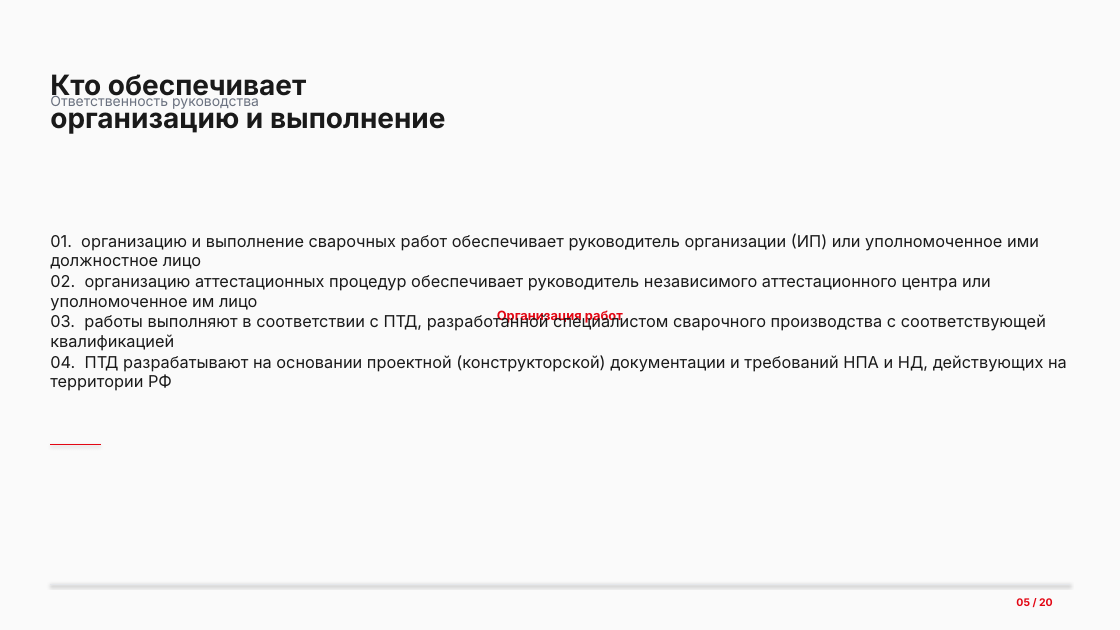
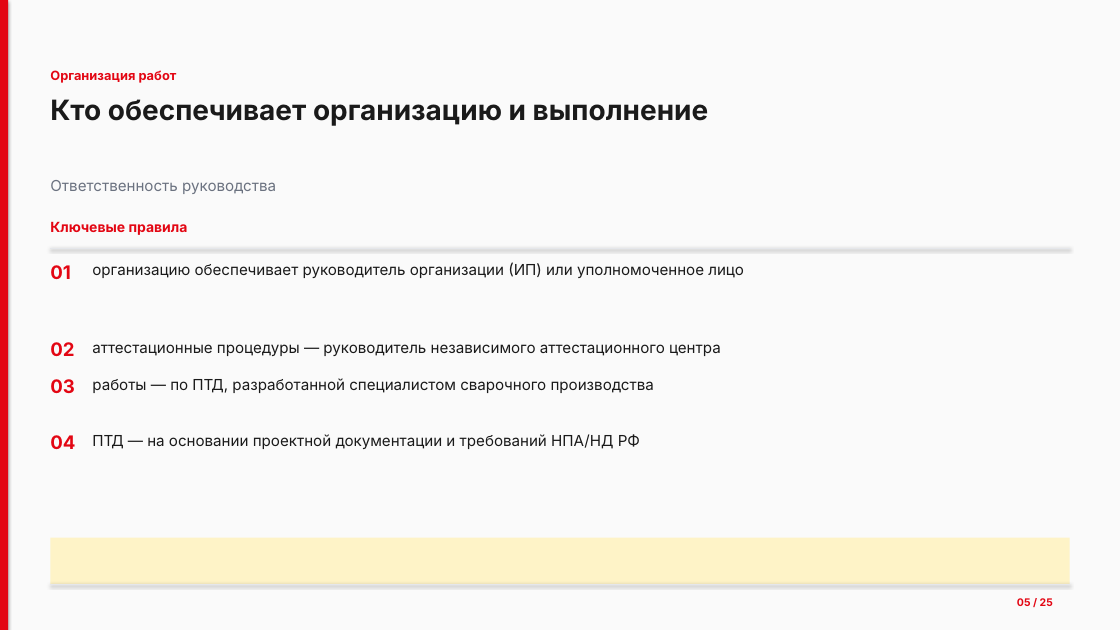
Before and after one commit to lysakalenushka-hash/-, a slide deck: slide 5 of Презентация_Сварочные_работы.pptx. Drawn at 1120x630 pixels with LibreOffice and Linux fonts; fonts in the diff are those of the drawing. Boxes give left, top, right and bottom in pixels: in the first picture for what was removed or moved away, otherwise in the second. Text is boxed around its words. In the diff, an @@ line names an element or a change of style, - is before the commit and + after.

```diff
--- a/Презентация_Сварочные_работы.pptx
+++ b/Презентация_Сварочные_работы.pptx
@@ rectangle added at (0,0,1120,630), fill #FAFAFA @@
@@ rectangle added at (0,0,8,630), fill #E30613 @@
@@ text "Организация работ": place and size @@
-text "Организация работ" at (0,0,1120,630)
+text "Организация работ" at (50,70,177,83)
@@ text "Организация работ" at (50,70,177,83): alignment centre to left; vertical alignment middle to top; fill #FAFAFA to none @@
@@ text "Кто обеспечивает организацию и выполнение" rewrapped from (50,74,446,134) to (50,99,709,126) @@
@@ text "Ответственность руководства": place and size @@
-text "Ответственность руководства" at (50,94,259,109)
+text "Ответственность руководства" at (50,180,276,194)
@@ text "Ответственность руководства" at (50,180,276,194): size 12 to 13 pt @@
@@ text removed at (50,233,1067,391) @@
-01. организацию и выполнение сварочных работ обеспечивает руководитель организации (ИП) или уполномоченное ими должностное лицо
-02. организацию аттестационных процедур обеспечивает руководитель независимого аттестационного центра или уполномоченное им лицо
-03. работы выполняют в соответствии с ПТД, разработанной специалистом сварочного производства с соответствующей квалификацией
-04. ПТД разрабатывают на основании проектной (конструкторской) документации и требований НПА и НД, действующих на территории РФ
@@ text added at (50,221,188,235), 12 pt, text #E30613, bold @@
+Ключевые правила
@@ line added from (50, 248) to (1070, 248), #E5E7EB 0.5 pt @@
@@ text added at (50,265,71,279), 16 pt, text #E30613, bold @@
+01
@@ text added at (92,262,744,278), 13 pt, text #1A1A1A @@
+организацию обеспечивает руководитель организации (ИП) или уполномоченное лицо
@@ text added at (50,342,74,356), 16 pt, text #E30613, bold @@
+02
@@ text added at (92,344,721,356), 13 pt, text #1A1A1A @@
+аттестационные процедуры — руководитель независимого аттестационного центра
@@ text added at (50,379,75,393), 16 pt, text #E30613, bold @@
+03
@@ text added at (92,378,654,393), 13 pt, text #1A1A1A @@
+работы — по ПТД, разработанной специалистом сварочного производства
@@ line removed from (50, 444) to (101, 444) @@
@@ text added at (50,435,75,449), 16 pt, text #E30613, bold @@
+04
@@ text added at (92,434,640,449), 13 pt, text #1A1A1A @@
+ПТД — на основании проектной документации и требований НПА/НД РФ
@@ rectangle added at (50,538,1070,584), fill #FEF3C7 @@
@@ text at (1017,598,1053,606): text changed @@
-05 / 20
+05 / 25
```
Also in this commit, not shown: 19 other slides changed, 5 slides added, 1 other file.
